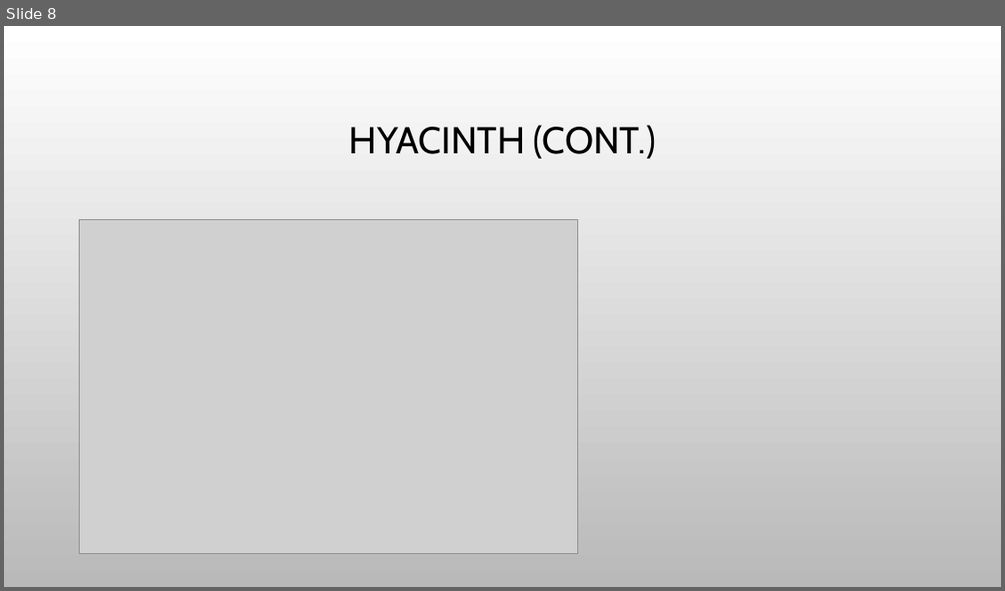
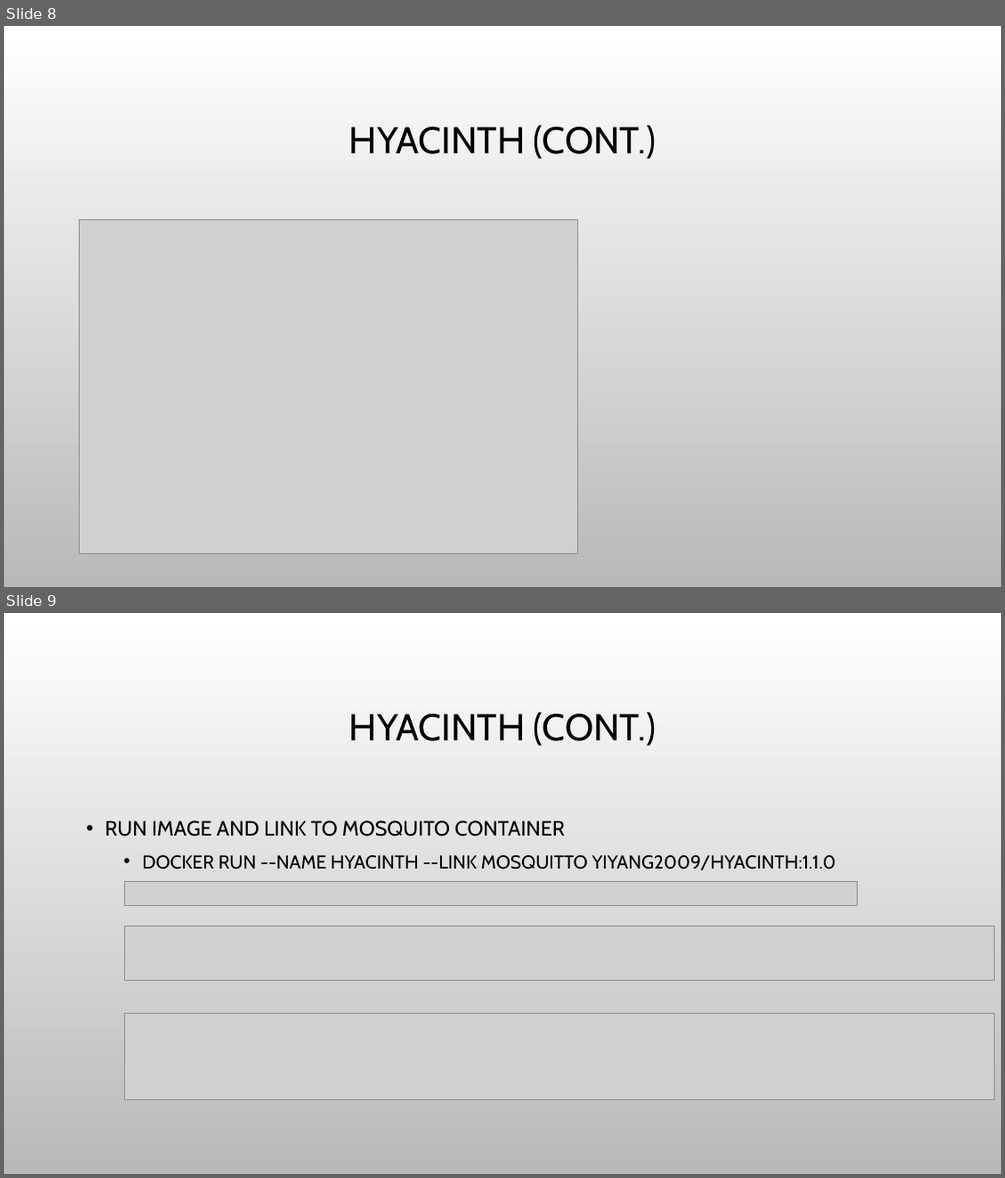
Before and after one commit to haixiang1977/iris, a slide deck: Docker architect.pptx. Shown one above the other, each under a label of ours: slide 8 before the commit, slides 8 and 9 after it. The pictures are 1005x591 and 1005x1178 pixels, drawn with LibreOffice and Linux fonts; fonts in the diff are those of the drawing; grey boxes stand for pictures; background and template pictures are left out. Boxes give left, top, right and bottom in pixels: in the first picture for what was removed or moved away, otherwise in the second. Text is boxed around its words. In the diff, an @@ line names an element or a change of style, - is before the commit and + after.

Commit message:
Update docker architect document

```diff
--- a/Docker architect.pptx
+++ b/Docker architect.pptx
@@ slide 9 added at [4,613,1001,1174], background picture (left out) @@
@@ title added at [349,712,655,746], 36 pt, text #000000 @@
+HYACINTH (CONT.)
@@ text added at [105,820,836,870], 18 pt, text #000000 @@
+• RUN IMAGE AND LINK TO MOSQUITO CONTAINER
+  • DOCKER RUN --NAME HYACINTH --LINK MOSQUITTO YIYANG2009/HYACINTH:1.1.0
@@ picture added at [125,882,858,905] @@
@@ picture added at [125,925,994,981] @@
@@ picture added at [125,1013,994,1099] @@
```
Also in this commit, not shown: 2 slides changed.
